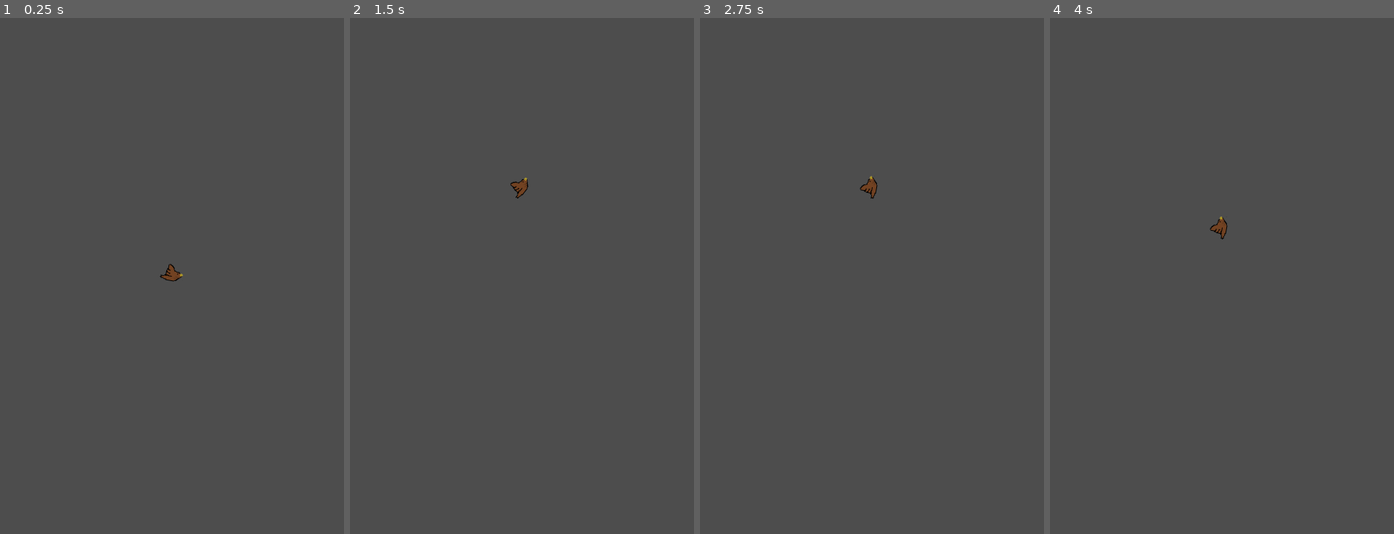
Above: before the commit, frames 1-4 (left to right).
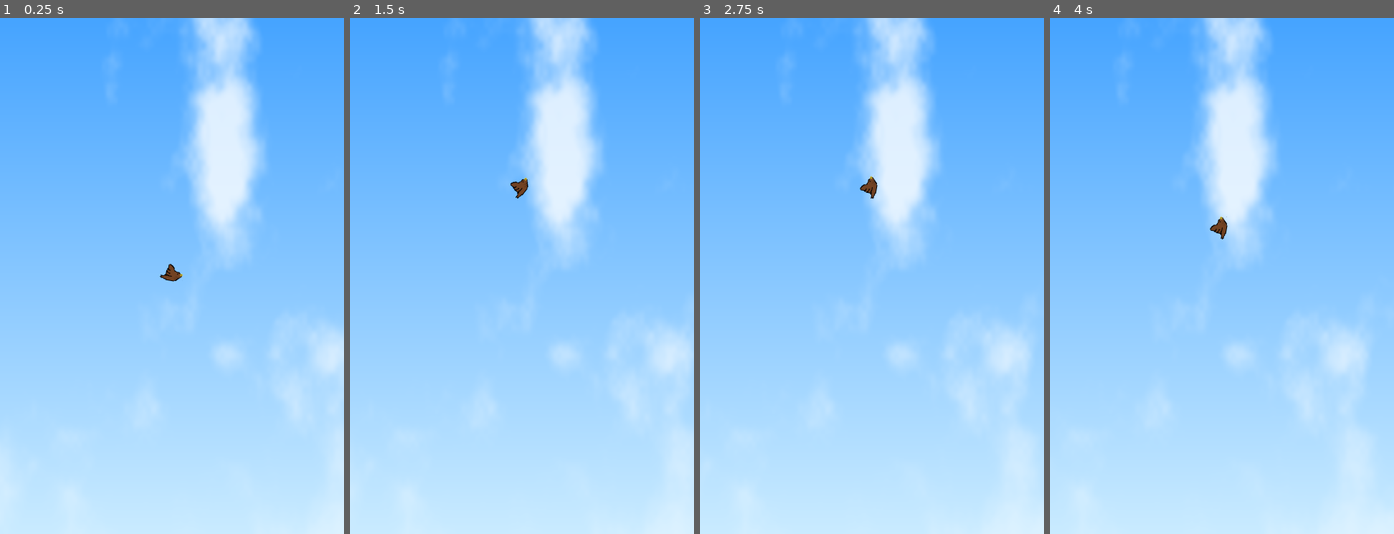
Above: after the commit, the same moments.

Repository: ZacharyEllison/games
Game: Godot game, scene res://scenes/main.tscn
The game is run twice, just before and just after one commit, with the same random seed, the same clock (stepped at 60 frames per second) and the same inputs.
Inputs (mouse positions are in pixels of both pictures, inside the frame that each line leads up to):
- Up to frame 1 (0.25 s): no input
- Up to frame 2 (1.5 s): move the mouse to (597, 250) at 0.52 s; press the mouse at (597, 250) at 0.53 s; move the mouse to (453, 301) at 1.27 s; release the mouse at (453, 301) at 1.28 s; click (453, 301) at 1.35 s
- Up to frame 3 (2.75 s): move the mouse to (906, 162) at 2.02 s; press the mouse at (906, 162) at 2.03 s
- Up to frame 4 (4 s): move the mouse to (1204, 379) at 2.77 s; release the mouse at (1204, 379) at 2.78 s; click (1204, 379) at 2.85 s; move the mouse to (1325, 353) at 3.52 s; press the mouse at (1325, 353) at 3.53 s

The runs differ from the first frame. In frame 1, 100% of the frame differs, in the area x 0-100%, y 0-100%; in frame 2, 100%; in frame 3, 100%; in frame 4, 100%.

Commit message:
sky shader on main

Diff:
--- /dev/null
+++ b/flappy/scenes/main.gd
@@ -0,0 +1,11 @@
+extends Node2D
+
+@onready var sky: ColorRect = $Sky
+
+func _ready() -> void:
+	_resize_sky()
+	get_viewport().size_changed.connect(_resize_sky)
+
+func _resize_sky() -> void:
+	sky.position = Vector2.ZERO
+	sky.size = get_viewport_rect().size
--- a/flappy/scenes/main.tscn
+++ b/flappy/scenes/main.tscn
@@ -1,8 +1,21 @@
 [gd_scene format=3 uid="uid://87danpruupp5"]
 
 [ext_resource type="PackedScene" uid="uid://dcprlbeik4h5b" path="res://scenes/player.tscn" id="1_o5qli"]
+[ext_resource type="Shader" path="res://shaders/sky_clouds.gdshader" id="2_hb4q6"]
+[ext_resource type="Script" path="res://scenes/main.gd" id="3_pk63f"]
+
+[sub_resource type="ShaderMaterial" id="ShaderMaterial_tbo0n"]
+shader = ExtResource("2_hb4q6")
 
 [node name="main" type="Node2D" unique_id=1303828959]
+script = ExtResource("3_pk63f")
+
+[node name="Sky" type="ColorRect" parent="."]
+z_index = -100
+material = SubResource("ShaderMaterial_tbo0n")
+anchor_right = 1.0
+anchor_bottom = 1.0
+mouse_filter = 2
 
 [node name="player" parent="." unique_id=2091666533 instance=ExtResource("1_o5qli")]
 position = Vector2(187, 165)
--- /dev/null
+++ b/flappy/shaders/sky_clouds.gdshader
@@ -0,0 +1,64 @@
+shader_type canvas_item;
+
+uniform vec4 sky_top_color : source_color = vec4(0.27, 0.64, 1.0, 1.0);
+uniform vec4 sky_bottom_color : source_color = vec4(0.79, 0.92, 1.0, 1.0);
+uniform vec4 cloud_color : source_color = vec4(1.0, 1.0, 1.0, 1.0);
+uniform float cloud_scale : hint_range(1.0, 12.0, 0.1) = 4.5;
+uniform float cloud_speed : hint_range(0.0, 0.3, 0.001) = 0.03;
+uniform float cloud_density : hint_range(0.2, 0.9, 0.01) = 0.58;
+uniform float cloud_softness : hint_range(0.01, 0.3, 0.01) = 0.12;
+
+float hash(vec2 p) {
+	p = fract(p * vec2(123.34, 456.21));
+	p += dot(p, p + 45.32);
+	return fract(p.x * p.y);
+}
+
+float value_noise(vec2 p) {
+	vec2 i = floor(p);
+	vec2 f = fract(p);
+	vec2 u = f * f * (3.0 - 2.0 * f);
+
+	float a = hash(i);
+	float b = hash(i + vec2(1.0, 0.0));
+	float c = hash(i + vec2(0.0, 1.0));
+	float d = hash(i + vec2(1.0, 1.0));
+
+	return mix(mix(a, b, u.x), mix(c, d, u.x), u.y);
+}
+
+float fbm(vec2 p) {
+	float value = 0.0;
+	float amp = 0.5;
+
+	for (int i = 0; i < 5; i++) {
+		value += value_noise(p) * amp;
+		p *= 2.02;
+		amp *= 0.5;
+	}
+
+	return value;
+}
+
+void fragment() {
+	vec2 uv = UV;
+
+	vec3 sky = mix(sky_top_color.rgb, sky_bottom_color.rgb, uv.y);
+
+	// +TIME on x makes cloud shapes drift left across the screen.
+	vec2 cloud_uv = vec2(uv.x + TIME * cloud_speed, uv.y);
+	float base = fbm(cloud_uv * cloud_scale);
+	float large = fbm(cloud_uv * (cloud_scale * 0.55) + vec2(7.3, 2.1));
+	float cloud_field = mix(base, large, 0.35);
+	float cloud_mask = smoothstep(
+		cloud_density - cloud_softness,
+		cloud_density + cloud_softness,
+		cloud_field
+	);
+
+	float lower_fade = 1.0 - smoothstep(0.55, 1.0, uv.y);
+	cloud_mask *= mix(0.45, 1.0, lower_fade);
+
+	vec3 color = mix(sky, cloud_color.rgb, cloud_mask * 0.8);
+	COLOR = vec4(color, 1.0);
+}
Not shown, added: flappy/shaders/sky_clouds.gdshader.uid
